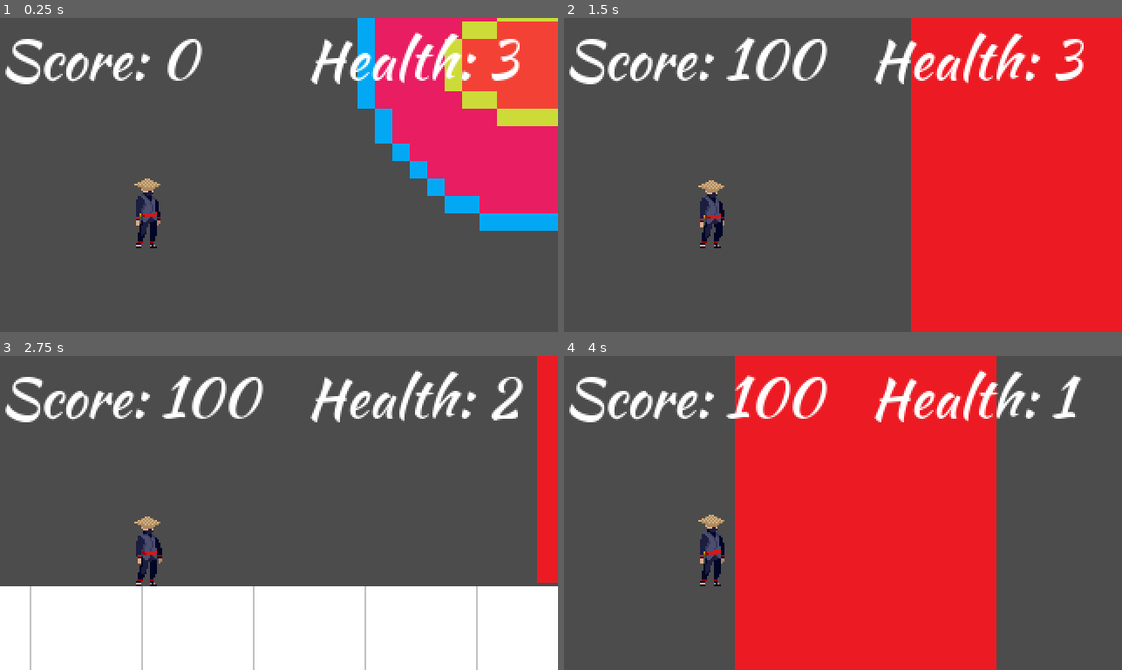
Above: before the commit, frames 1-4 (two rows, left to right).
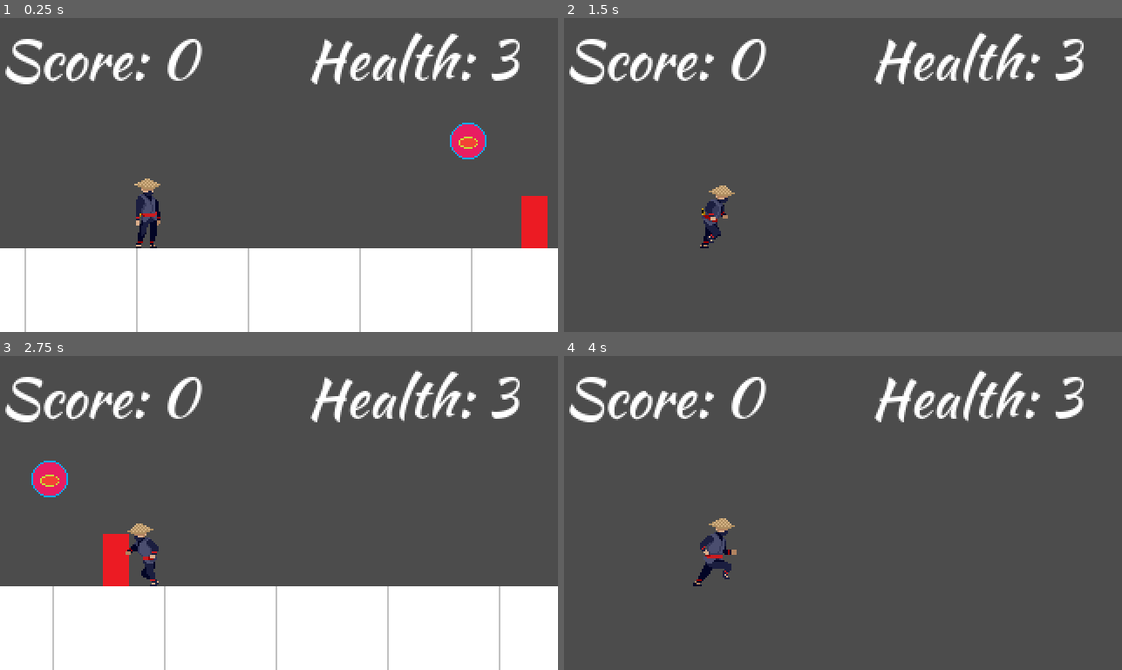
Above: after the commit, the same moments.

Repository: nateslagter/Ninja-Man-Quest-for-the-Shuriken
Game: Godot game, scene res://src/levels/testLevel.tscn
Same seed, same stepped clock (60 frames per second), same inputs: the game is played once before the commit and once after it.
Inputs:
- Up to frame 1 (0.25 s): no input
- Up to frame 2 (1.5 s): hold Right (move_right) from 0.53 s (still down); tap Space (jump) at 0.77 s
- Up to frame 3 (2.75 s): tap Space (jump) at 1.52 s; release Right (move_right) at 2.03 s; hold Left (move_left) from 2.03 s (still down)
- Up to frame 4 (4 s): release Left (move_left) at 2.78 s; hold Right (move_right) from 2.78 s (still down); tap Space (jump) at 3.02, 3.77 s

The runs differ from the first frame. In frame 1, 46% of the frame differs, in the area x 0-100%, y 0-100%; in frame 2, 39%; in frame 3, 7.0%; in frame 4, 47%, in the area x 23-94%, y 0-100%.

Commit message:
Animate player to run when move buttons are pressed

Diff:
--- a/src/actors/Player.gd
+++ b/src/actors/Player.gd
@@ -13,8 +13,13 @@
 	velocity.x = 0
 	if Input.is_action_pressed("move_left"):
 		velocity.x -= run_speed
+		$AnimationPlayer.play("Walk")
+		$Sprite.flip_h = true
 	if Input.is_action_pressed("move_right"):
 		velocity.x += run_speed
+		$AnimationPlayer.play("Walk")
+		$Sprite.flip_h = false
+		$AnimationPlayer.play("Walk")
 	if Input.is_action_just_pressed("jump"):
 		if jumping == false and is_on_floor():
 			jumping = true
--- a/src/actors/Player.tscn
+++ b/src/actors/Player.tscn
@@ -19,6 +19,23 @@
 "values": [ 0, 1, 2, 3, 4, 5, 6 ]
 }
 
+[sub_resource type="Animation" id=4]
+resource_name = "Walk"
+length = 0.8
+loop = true
+tracks/0/type = "value"
+tracks/0/path = NodePath("Sprite:frame")
+tracks/0/interp = 1
+tracks/0/loop_wrap = true
+tracks/0/imported = false
+tracks/0/enabled = true
+tracks/0/keys = {
+"times": PoolRealArray( 0, 0.1, 0.2, 0.3, 0.4, 0.5, 0.6, 0.7 ),
+"transitions": PoolRealArray( 1, 1, 1, 1, 1, 1, 1, 1 ),
+"update": 1,
+"values": [ 11, 12, 13, 14, 15, 16, 17, 18 ]
+}
+
 [sub_resource type="RectangleShape2D" id=1]
 extents = Vector2( 7.86566, 21.4016 )
 
@@ -31,12 +48,13 @@
 [node name="AnimationPlayer" type="AnimationPlayer" parent="."]
 autoplay = "Idle"
 anims/Idle = SubResource( 3 )
+anims/Walk = SubResource( 4 )
 
 [node name="Sprite" type="Sprite" parent="."]
 texture = ExtResource( 1 )
 hframes = 4
 vframes = 6
-frame = 4
+frame = 6
 
 [node name="CollisionShape2D" type="CollisionShape2D" parent="."]
 position = Vector2( -0.33371, 20.5704 )
--- a/src/levels/testLevel.tscn
+++ b/src/levels/testLevel.tscn
@@ -42,15 +42,17 @@
 tile_data = PoolIntArray( 524283, 0, 0, 524284, 0, 0, 524285, 0, 0, 524286, 0, 0, 524287, 0, 0, 458752, 0, 0, 458753, 0 …(285 unchanged characters)…
 
 [node name="Boss" parent="." instance=ExtResource( 5 )]
-position = Vector2( 557.219, 295.708 )
+position = Vector2( 292.461, 432.871 )
+scale = Vector2( 0.1, 0.1 )
 collision_layer = 3
 collision_mask = 2
 
 [node name="Player" parent="." instance=ExtResource( 2 )]
-position = Vector2( 83.5177, 288.773 )
+position = Vector2( 70.5177, 407.773 )
 collision_mask = 3
 
 [node name="Collectible" parent="." instance=ExtResource( 3 )]
-position = Vector2( 294, 241 )
+position = Vector2( 253, 387 )
+scale = Vector2( 1, 1 )
 
 [node name="HUD" parent="." instance=ExtResource( 4 )]
Not shown: 1 places in src/actors/Player.tscn that only renumber resources
